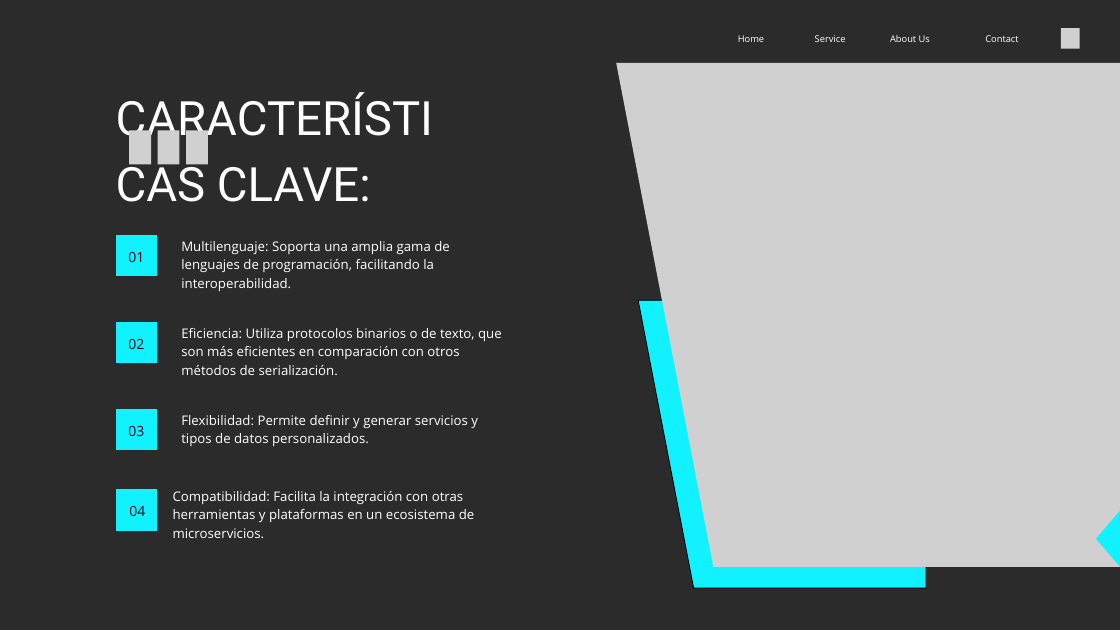
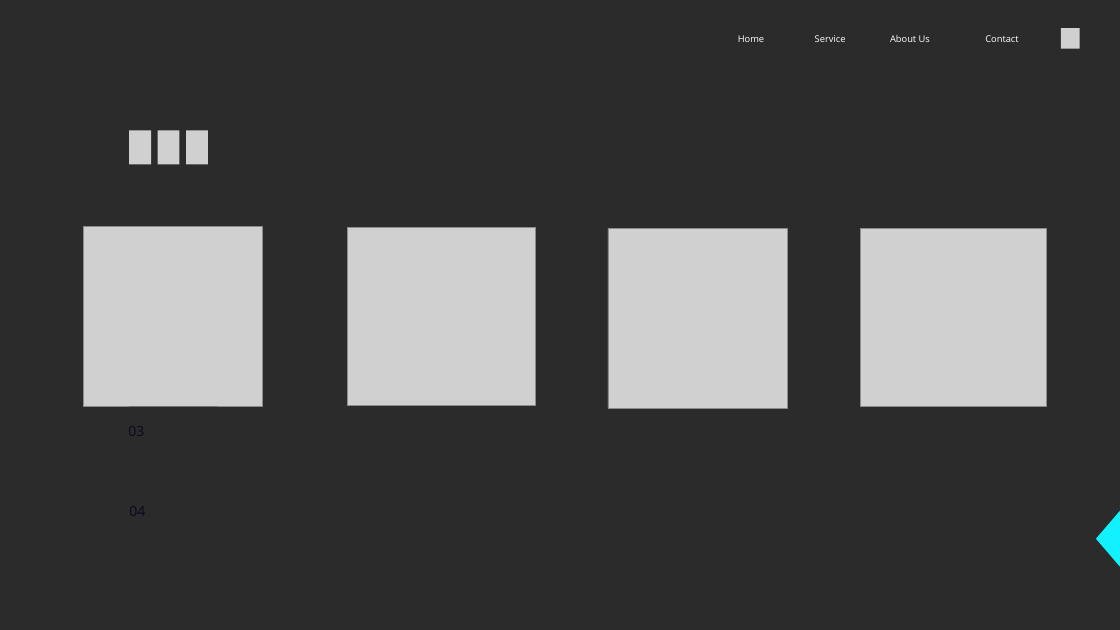
Before and after one commit to eli9882/Sistemas-operativos-II, a slide deck: slide 5 of Apache thrift.pptx (slide 4 before the commit). Drawn at 1120x630 pixels with LibreOffice and Linux fonts; fonts in the diff are those of the drawing; grey boxes stand for pictures; background and template pictures are left out; a plain dark background stands for a picture behind light text. Boxes give left, top, right and bottom in pixels: in the first picture for what was removed or moved away, otherwise in the second. Text is boxed around its words. In the diff, an @@ line names an element or a change of style, - is before the commit and + after.

```diff
--- a/Apache thrift.pptx
+++ b/Apache thrift.pptx
@@ picture removed at (x1=616, y1=63, x2=1120, y2=567) @@
@@ text removed at (x1=217, y1=167, x2=371, y2=202) @@
-CARACTERÍSTICAS CLAVE:
@@ picture added at (x1=83, y1=227, x2=263, y2=406) @@
@@ freeform shape removed at (x1=115, y1=235, x2=157, y2=276) @@
@@ picture added at (x1=348, y1=228, x2=535, y2=405) @@
@@ picture added at (x1=608, y1=228, x2=787, y2=408) @@
@@ picture added at (x1=860, y1=228, x2=1046, y2=406) @@
@@ text removed at (x1=128, y1=252, x2=144, y2=262) @@
-01
@@ text removed at (x1=181, y1=241, x2=450, y2=291) @@
-Multilenguaje: Soporta una amplia gama de lenguajes de programación, facilitando la interoperabilidad.
@@ freeform shape removed at (x1=115, y1=321, x2=157, y2=363) @@
@@ text removed at (x1=181, y1=328, x2=502, y2=375) @@
-Eficiencia: Utiliza protocolos binarios o de texto, que son más eficientes en comparación con otros métodos de serialización.
@@ freeform shape removed at (x1=638, y1=300, x2=926, y2=588) @@
@@ text removed at (x1=128, y1=339, x2=144, y2=349) @@
-02
@@ freeform shape removed at (x1=115, y1=409, x2=157, y2=450) @@
@@ text removed at (x1=181, y1=415, x2=478, y2=446) @@
-Flexibilidad: Permite definir y generar servicios y tipos de datos personalizados.
@@ freeform shape removed at (x1=115, y1=489, x2=157, y2=531) @@
@@ text removed at (x1=173, y1=491, x2=475, y2=538) @@
-Compatibilidad: Facilita la integración con otras herramientas y plataformas en un ecosistema de microservicios.
```
Also in this commit, not shown: 1 other slide changed, 1 slide removed, 1 other file.
